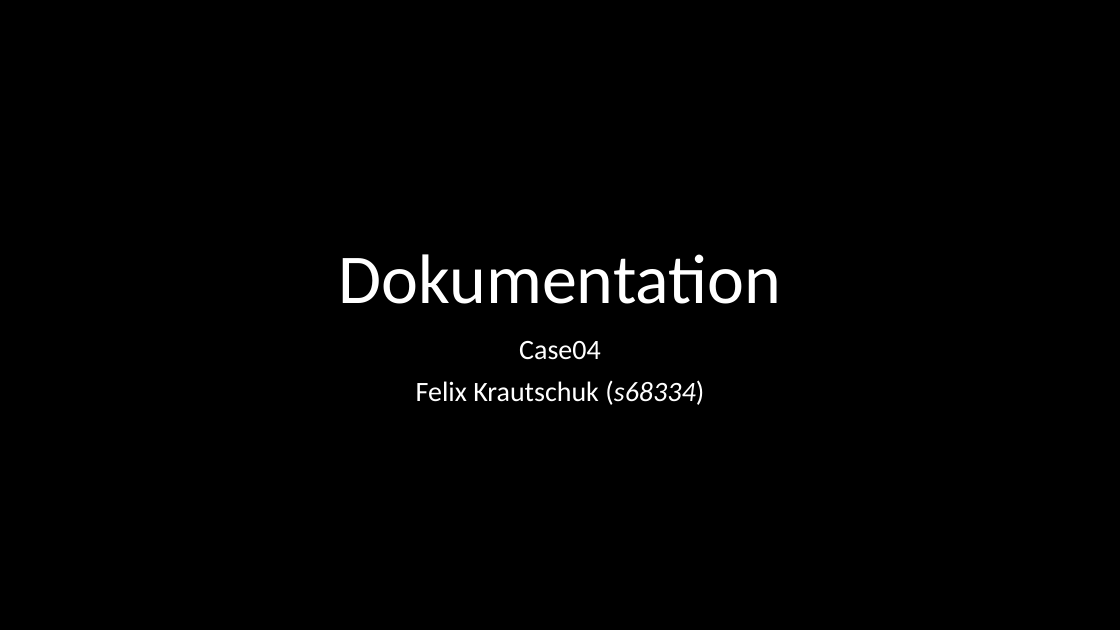
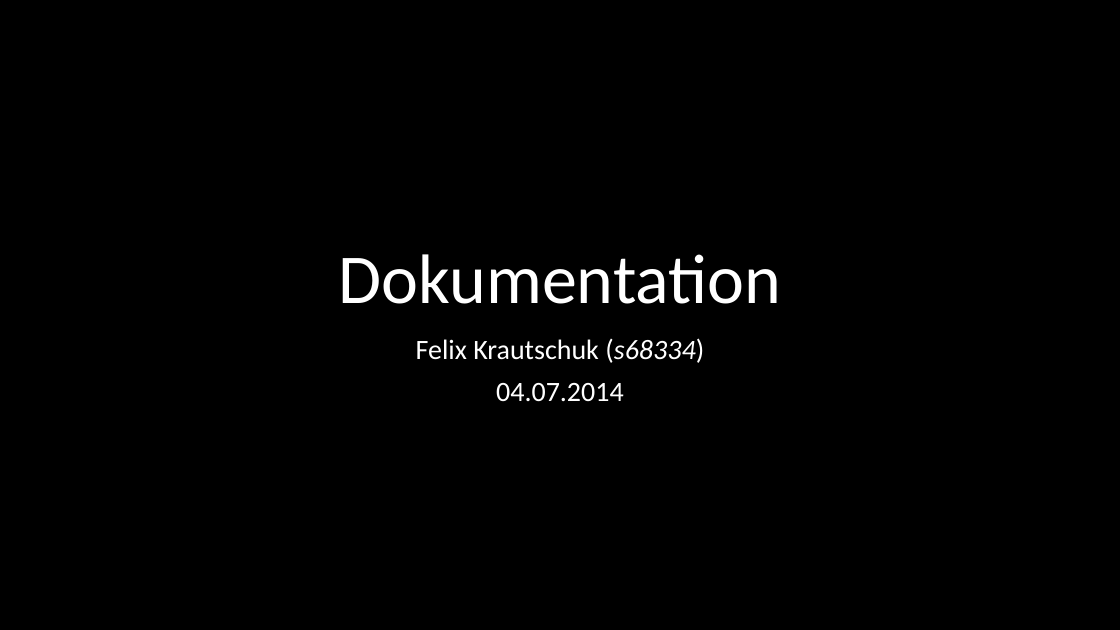
Before and after one commit to SE-Beleggruppe/Beleg_Planung, a slide deck: slide 1 of Präsentation/Felix - Dokumentation/SE_Dokumentation.pptx. Drawn at 1120x630 pixels with LibreOffice and Linux fonts; fonts in the diff are those of the drawing. Boxes give left, top, right and bottom in pixels: in the first picture for what was removed or moved away, otherwise in the second. Text is boxed around its words. In the diff, an @@ line names an element or a change of style, - is before the commit and + after.

```diff
--- a/Präsentation/Felix - Dokumentation/SE_Dokumentation.pptx
+++ b/Präsentation/Felix - Dokumentation/SE_Dokumentation.pptx
@@ subtitle at bbox=[519, 341, 601, 360]: paragraph removed @@
-Case04
@@ subtitle at bbox=[496, 383, 624, 402]: paragraph added @@
+04.07.2014
```
Also in this commit, not shown: 6 other slides changed, 2 slides added, 1 slide removed, 1 other file.
